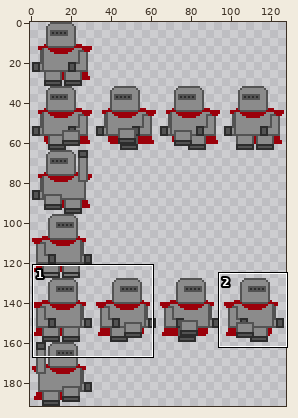
One commit to this sprite sheet: resrc/img/knight.png. Above, an overview of the earlier version with the close-up marked.
Close-up. Earlier state:
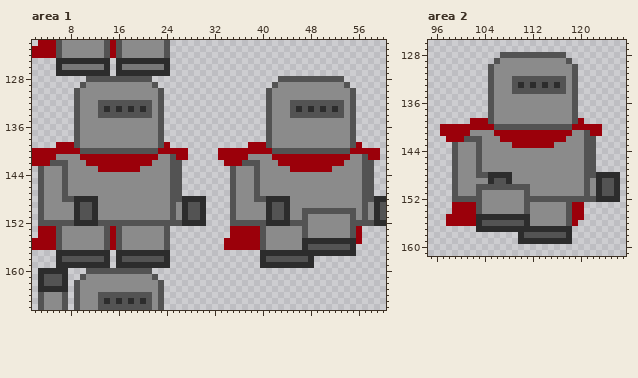
The file is 128x192 pixels. Shown: area 1: x 2..60, y 122..166; area 2: x 95..127, y 126..161.
After the commit:
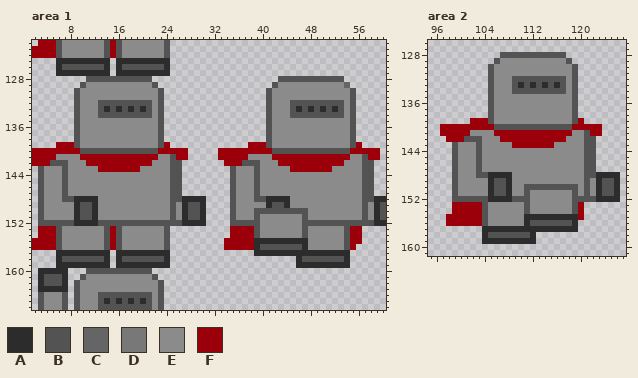
Palette (. is transparent): A #2c2c2c  B #535353  C #656565  D #787878  E #8b8b8b  F #9b000a
Log entry: Fix the knight's rightward walk.
Edits made:
Area 1:
y 126: x 7..13 DDDDDDD -> BBBBBBB; x 17..23 DDDDDDD -> BBBBBBB
y 129: x 54 B -> C
y 150: x 39..41 EEA -> BBB; x 44..46 AEE -> BBB; x 48..55 BBBBBBBB -> EEEEEEEE
y 151: x 39 E -> B; x 41..44 ABBA -> EEEE; x 55 B -> E
y 152: x 40..46 BAAAABB -> EEEEEEE; x 48..54 EEEEEEE -> BBBBBBB
y 153..154: x 39..40 FB -> BE; x 54..55 EB -> BF
y 155: x 39..46 FBEEEEEE -> AAAAAAAA; x 48..55 AAAAAAAA -> EEEEEEBF
y 156: x 39 F -> A; x 41..46 EEEEEE -> BBBBBB; x 48..53 BBBBBB -> EEEEEE; x 55 A -> F
y 157: x 39 . -> A; x 55 A -> .
y 158: x 40..46 ABBBBBB -> ......A; x 48..54 A...... -> BBBBBBA
y 159: x 40..45 AAAAAA -> ......; x 49..54 ...... -> AAAAAA
Area 2:
y 150: x 103..105 BBB -> EEA; x 108..110 BBB -> AEE; x 112..119 EEEEEEEE -> BBBBBBBB
y 151: x 103 B -> E; x 105..108 EEEE -> ABBA; x 119 E -> B
y 152: x 104..110 EEEEEEE -> BAAAABB; x 112..118 BBBBBBB -> EEEEEEE
y 153..154: x 103..104 BE -> FB; x 118..119 BF -> EB
y 155: x 103..110 AAAAAAAA -> FBEEEEEE; x 112..119 EEEEEEBF -> AAAAAAAA
y 156: x 103 A -> F; x 105..110 BBBBBB -> EEEEEE; x 112..117 EEEEEE -> BBBBBB; x 119 F -> A
y 157: x 103 A -> .; x 119 . -> A
y 158: x 104..110 ......A -> ABBBBBB; x 112..118 BBBBBBA -> A......
y 159: x 104..109 ...... -> AAAAAA; x 113..118 AAAAAA -> ......
